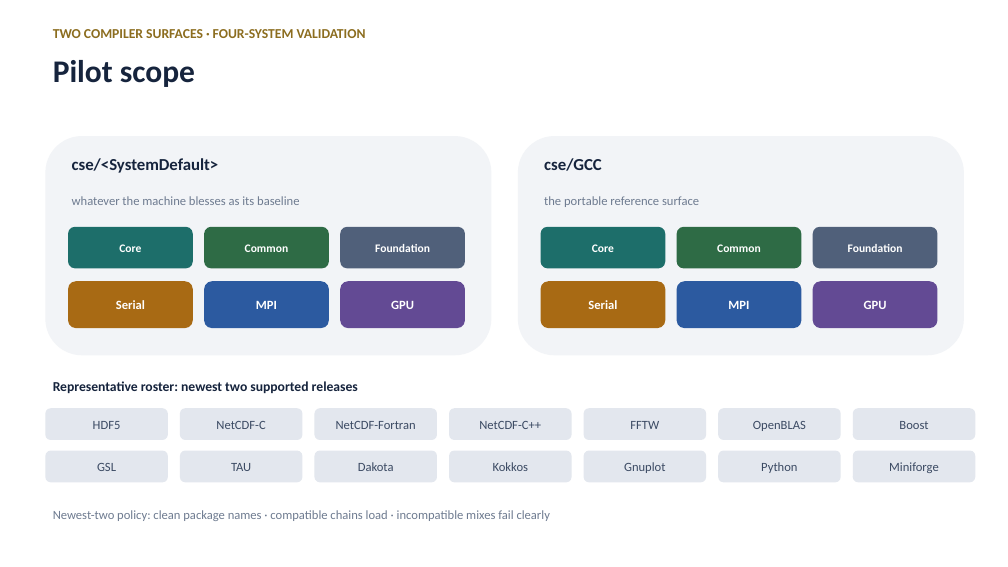
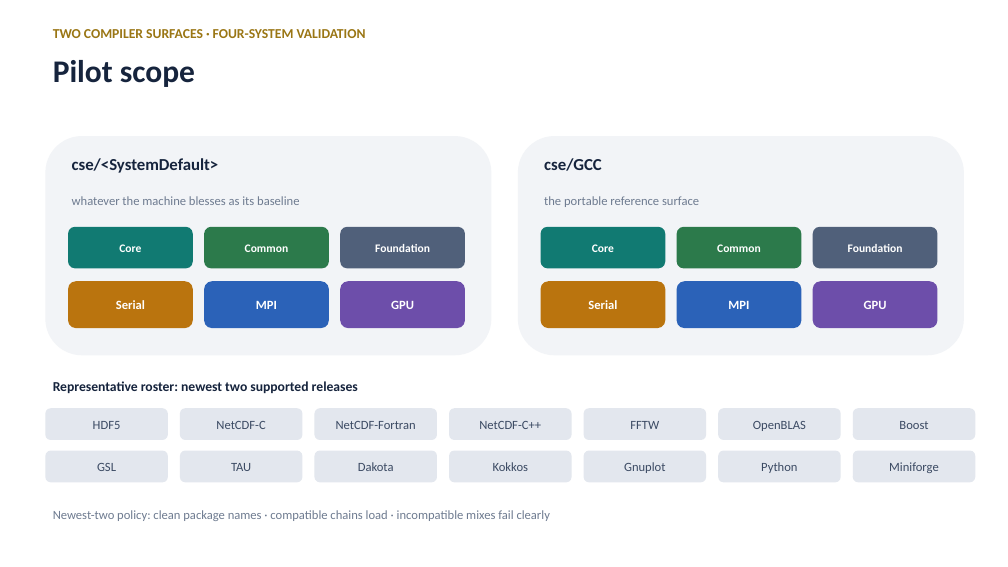
Before and after one commit to ray12514/stack-planning, a slide deck: slide 7 of presentations/cse_lanes_model.pptx. Drawn at 1008x567 pixels with LibreOffice and Linux fonts; fonts in the diff are those of the drawing. Boxes give left, top, right and bottom in pixels: in the first picture for what was removed or moved away, otherwise in the second. Text is boxed around its words. In the diff, an @@ line names an element or a change of style, - is before the commit and + after.

```diff
--- a/presentations/cse_lanes_model.pptx
+++ b/presentations/cse_lanes_model.pptx
@@ rounded rectangle "Common" at <box>204,227,329,268</box>: fill #2E6B45 to #2C7A4B @@
@@ rounded rectangle "Common" at <box>677,227,802,268</box>: fill #2E6B45 to #2C7A4B @@
@@ rounded rectangle "Serial" at <box>68,281,193,328</box>: fill #A86A14 to #BA740E @@
@@ rounded rectangle "MPI" at <box>204,281,329,328</box>: fill #2C5AA0 to #2B62B8 @@
@@ rounded rectangle "GPU" at <box>340,281,465,328</box>: fill #634A94 to #6D4EAA @@
@@ rounded rectangle "Serial" at <box>541,281,665,328</box>: fill #A86A14 to #BA740E @@
@@ rounded rectangle "MPI" at <box>677,281,802,328</box>: fill #2C5AA0 to #2B62B8 @@
@@ rounded rectangle "GPU" at <box>813,281,938,328</box>: fill #634A94 to #6D4EAA @@
```
Also in this commit, not shown: 13 other slides changed, 3 other files.
